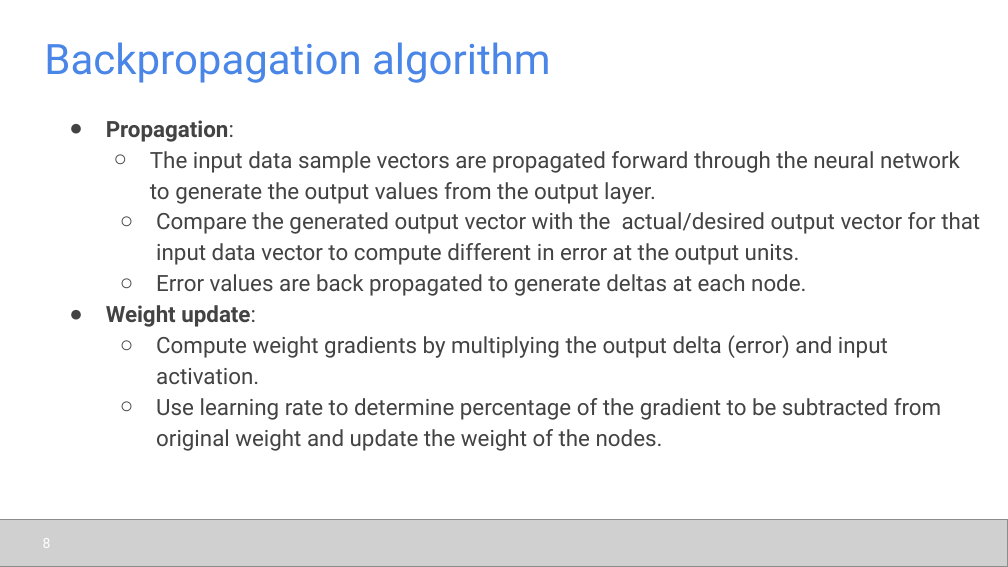
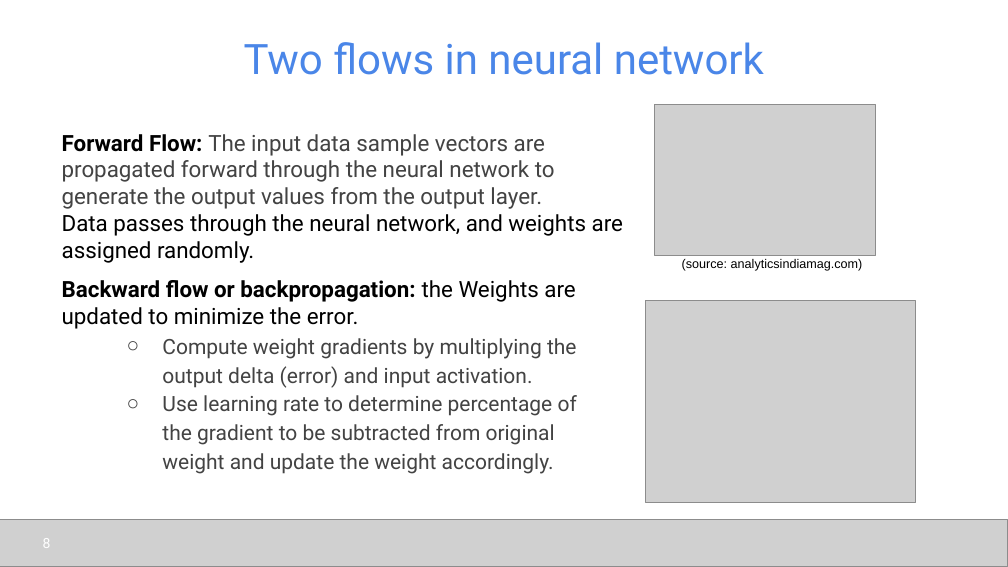
Before and after one commit to udel-cbcb/al_ml_workshop, a slide deck: slide 8 of Day_5/Lectures/Day_5_Lecture_1_Introduction_to_Deep_Learning.pptx. Drawn at 1008x567 pixels with LibreOffice and Linux fonts; fonts in the diff are those of the drawing; grey boxes stand for pictures. Boxes give left, top, right and bottom in pixels: in the first picture for what was removed or moved away, otherwise in the second. Text is boxed around its words. In the diff, an @@ line names an element or a change of style, - is before the commit and + after.

```diff
--- a/Day_5/Lectures/Day_5_Lecture_1_Introduction_to_Deep_Learning.pptx
+++ b/Day_5/Lectures/Day_5_Lecture_1_Introduction_to_Deep_Learning.pptx
@@ title at [244,42,764,75]: text changed @@
-Backpropagation algorithm
+Two flows in neural network
@@ picture added at [655,104,876,256] @@
@@ text added at [62,134,623,263], 16 pt, text #434343 @@
+Forward Flow: The input data sample vectors are propagated forward through the neural network to generate the output values from the output layer.
+Data passes through the neural network, and weights are assigned randomly.
@@ text removed at [106,120,980,451] @@
-● Propagation:
-  ○ The input data sample vectors are propagated forward through the neural network to generate the output values from the output layer.
-  ○ Compare the generated output vector with the actual/desired output vector for that input data vector to compute different in error at the output units.
-  ○ Error values are back propagated to generate deltas at each node.
-● Weight update:
-  ○ Compute weight gradients by multiplying the output delta (error) and input activation.
-  ○ Use learning rate to determine percentage of the gradient to be subtracted from original weight and update the weight of the nodes.
@@ text added at [682,259,863,271], 9 pt, text #000000 @@
+(source: analyticsindiamag.com)
@@ text added at [62,280,577,474], 15 pt, text #434343 @@
+Backward flow or backpropagation: the Weights are updated to minimize the error.
+  ○ Compute weight gradients by multiplying the output delta (error) and input activation.
+  ○ Use learning rate to determine percentage of the gradient to be subtracted from original weight and update the weight accordingly.
@@ picture added at [645,300,914,503] @@
```
Also in this commit, not shown: 25 other slides changed, 1 slide added, 3 other files.
